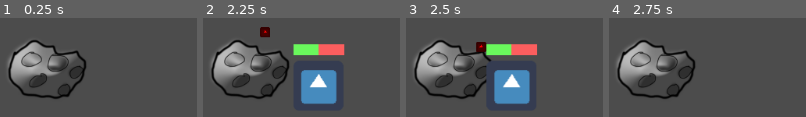
Above: before the commit, frames 1-4 (left to right).
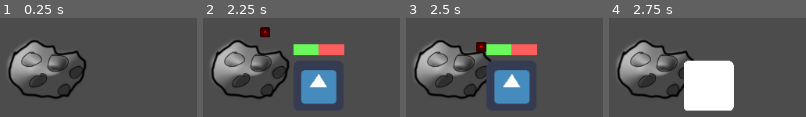
Above: after the commit, the same moments.

Repository: 1501-Intro-To-Game-Design/1501-final-project-2022-the-team-that-is-going-to-kill-thanos
Game: Godot game, scene res://Scenes/LevelScenes/Level1.tscn
Two runs of this game, one before a commit and one after it. Both use one fixed random seed, a clock stepped at 60 frames per second and the inputs below. This scene is started directly instead of the project's main scene. The engine's default icon, where the game draws it, is replaced by a stand-in: a white triangle on a blue panel in a dark square.
Inputs (mouse positions are in pixels of both pictures, inside the frame that each line leads up to):
- Up to frame 1 (0.25 s): no input
- Up to frame 2 (2.25 s): tap Enter at 0.5 s; move the mouse to (374, 39) at 0.52 s; click (374, 39) at 0.67 s; move the mouse to (outside the picture) at 1.27 s; click (outside the picture) at 1.42 s; move the mouse to (outside the picture) at 2.02 s; click (outside the picture) at 2.17 s
- Up to frame 3 (2.5 s): no input
- Up to frame 4 (2.75 s): no input

Frames 1-3 are identical in both runs. In frame 4, 13% of the frame differs, in the area x 38-64%, y 42-94%.

Commit message:
resourse

Diff:
--- a/Garden Guardians/Scenes/Resource.tscn
+++ b/Garden Guardians/Scenes/Resource.tscn
@@ -3,13 +3,14 @@
 [ext_resource path="res://icon.png" type="Texture" id=1]
 [ext_resource path="res://Scripts/Resource.gd" type="Script" id=2]
 
-[sub_resource type="RectangleShape2D" id=1]
-extents = Vector2( 25, 25 )
+[sub_resource type="CircleShape2D" id=1]
+radius = 28.1603
 
 [node name="Resource" type="RigidBody2D" groups=["Resources"]]
 scale = Vector2( 0.5, 0.5 )
 collision_layer = 32768
 collision_mask = 32768
+gravity_scale = 0.0
 script = ExtResource( 2 )
 
 [node name="Sprite" type="Sprite" parent="."]
--- a/Garden Guardians/Scenes/SuperScenes/Unit.tscn
+++ b/Garden Guardians/Scenes/SuperScenes/Unit.tscn
@@ -1,7 +1,8 @@
-[gd_scene load_steps=7 format=2]
+[gd_scene load_steps=8 format=2]
 
 [ext_resource path="res://icon.png" type="Texture" id=1]
 [ext_resource path="res://Scripts/Unit.gd" type="Script" id=2]
+[ext_resource path="res://Scenes/Resource.tscn" type="PackedScene" id=3]
 
 [sub_resource type="RectangleShape2D" id=1]
 extents = Vector2( 32.5, 32.5 )
@@ -17,6 +18,7 @@
 
 [node name="Unit" type="RigidBody2D"]
 script = ExtResource( 2 )
+resource = ExtResource( 3 )
 
 [node name="BodyShape" type="CollisionShape2D" parent="."]
 position = Vector2( 0.5, -0.5 )
--- a/Garden Guardians/Scripts/Resource.gd
+++ b/Garden Guardians/Scripts/Resource.gd
@@ -7,7 +7,8 @@
 func _ready():
 	pass
 
-func _spawn(w):
+func _spawn(w, loc):
+	position = loc
 	is_Wood = w
 	if !is_Wood:
 		is_Metal = true
--- a/Garden Guardians/Scripts/Unit.gd
+++ b/Garden Guardians/Scripts/Unit.gd
@@ -7,6 +7,7 @@
 export var attackSpeed = 2
 var inCombat = false
 var target
+export (PackedScene) var resource
 
 #MOVING STUFF
 var velocity = Vector2.ZERO
@@ -89,4 +90,8 @@
 
 
 func destroy():
+	var r = resource.instance()
+	if is_in_group("Enemies"):
+		r._spawn(true, global_position) # true = wood, false = metal
+		get_parent().add_child(r)
 	queue_free()
